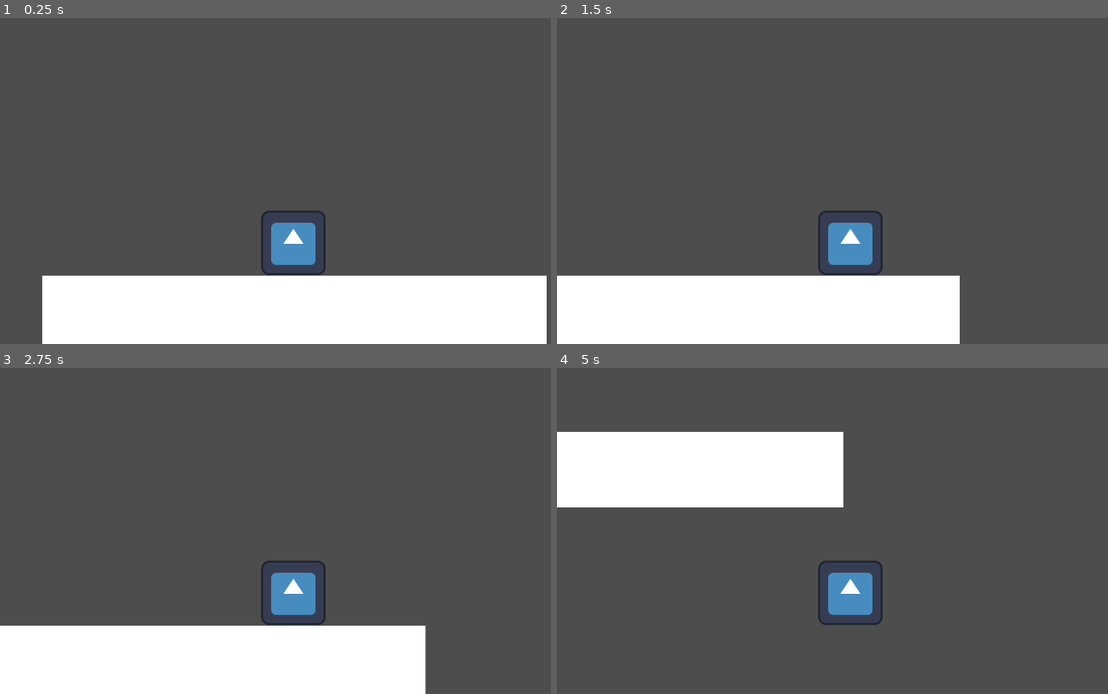
Above: before the commit, frames 1-4 (two rows, left to right).
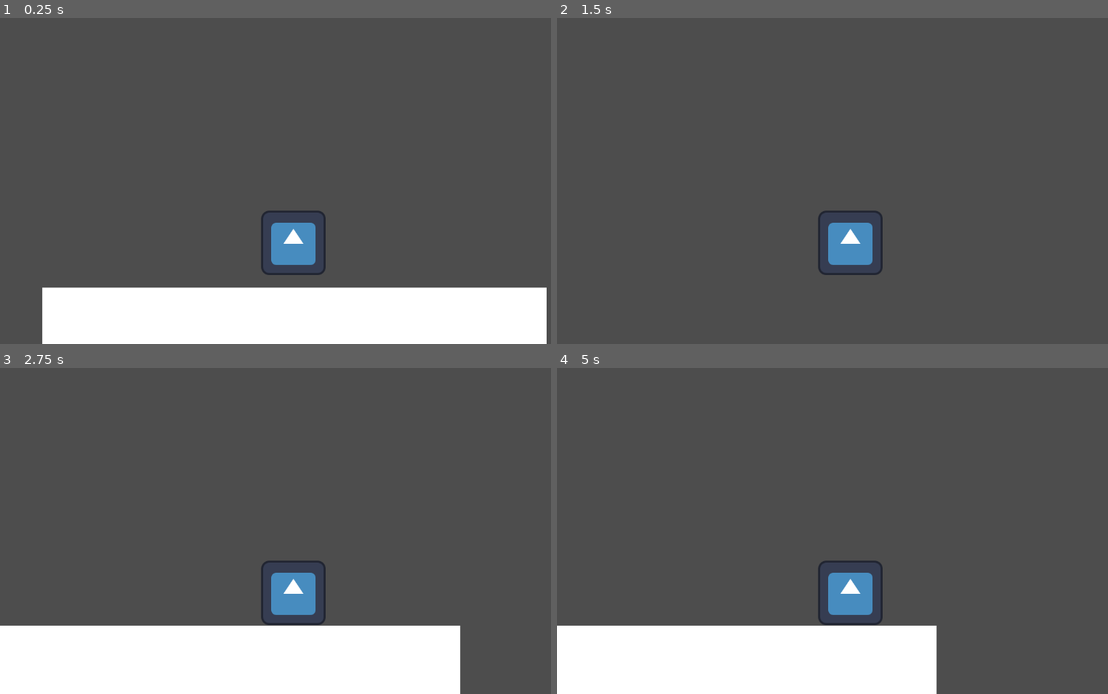
Above: after the commit, the same moments.

Repository: ToxicRainStudios/PP-Game-Jam
Game: Godot game, scene res://scenes/world.tscn
The game is run twice, just before and just after one commit, with the same random seed, the same clock (stepped at 60 frames per second) and the same inputs. The engine's default icon, where the game draws it, is replaced by a stand-in: a white triangle on a blue panel in a dark square.
Inputs:
- Up to frame 1 (0.25 s): no input
- Up to frame 2 (1.5 s): hold D (move_right) from 0.53 s (still down); tap Space (jump) at 0.77 s
- Up to frame 3 (2.75 s): tap Space (jump) at 1.52 s; release D (move_right) at 2.03 s; hold A (move_left) from 2.03 s (still down)
- Up to frame 4 (5 s): release A (move_left) at 2.78 s; hold D (move_right) 2.78-4.28 s; tap Space (jump) at 3.02, 3.77, 4.52 s; hold A (move_left) from 4.28 s (still down)

The runs differ from the first frame. In frame 1, 3.5% of the frame differs, in the area x 7-100%, y 79-83%; in frame 2, 15%; in frame 3, 1.3%; in frame 4, 26%, in the area x 0-69%, y 19-100%.

Commit message:
use delta

Diff:
--- a/scripts/player.gd
+++ b/scripts/player.gd
@@ -1,13 +1,13 @@
 extends CharacterBody2D
 
-@export var speed = 300
-@export var gravity = 30
-@export var terminalVelocity = 600
+@export var speed = 12800
+@export var gravity = 550
+@export var terminalVelocity = 1800
 @export var jump_force = 300
 
 func _physics_process(delta):
 	if !is_on_floor(): ## apply gravity
-		velocity.y += gravity
+		velocity.y += gravity * delta
 		if velocity.y > terminalVelocity:
 				velocity.y = terminalVelocity
 
@@ -17,7 +17,7 @@
 
 	## move left and right
 	var hori_direction = Input.get_axis("move_left", "move_right")
-	velocity.x = speed * hori_direction
+	velocity.x = speed * hori_direction * delta
 
 	move_and_slide()
 	print(velocity)
